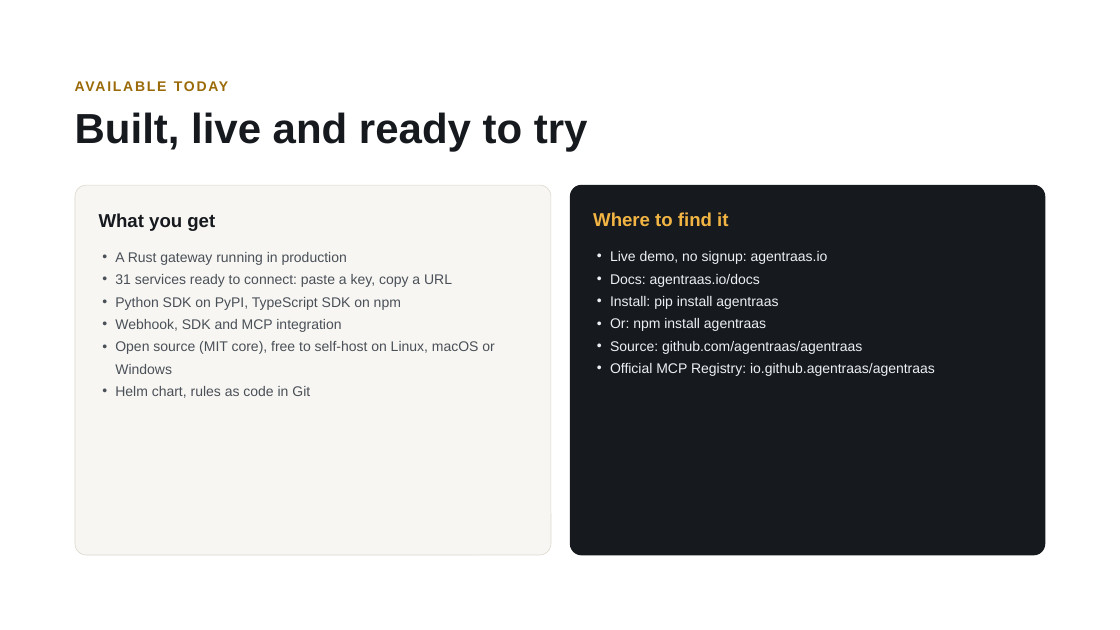
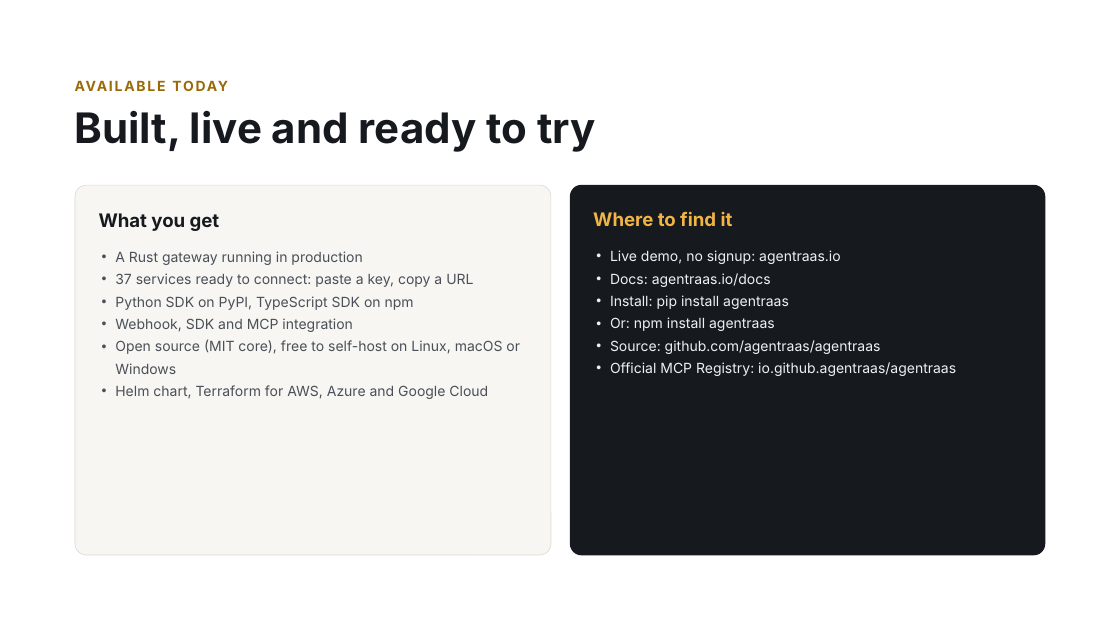
Before and after one commit to agentraas/agentraas, a slide deck: slide 12 of docs/presentations/AgentRaaS-deck.pptx. Drawn at 1120x630 pixels with LibreOffice and Linux fonts; fonts in the diff are those of the drawing. Boxes give left, top, right and bottom in pixels: in the first picture for what was removed or moved away, otherwise in the second. Text is boxed around its words. In the diff, an @@ line names an element or a change of style, - is before the commit and + after.

```diff
--- a/docs/presentations/AgentRaaS-deck.pptx
+++ b/docs/presentations/AgentRaaS-deck.pptx
@@ font Arial to Inter in 5 elements at bbox=[75, 75, 1075, 97], bbox=[99, 213, 220, 231], bbox=[593, 211, 733, 226], bbox=[610, 250, 956, 376], bbox=[75, 110, 595, 152] @@
@@ text at bbox=[115, 251, 520, 374]: font Arial to Inter in "A Rust gateway running in production", "Python SDK on PyPI, TypeScript SDK on ...", "Webhook, SDK and MCP integration", "Open source (MIT core), free to self-host ..." @@
@@ text at bbox=[115, 273, 473, 287]: text changed; font Arial to Inter @@
-• 31 services ready to connect: paste a key, copy a URL
+• 37 services ready to connect: paste a key, copy a URL
@@ text at bbox=[115, 385, 488, 399]: text changed; font Arial to Inter @@
-• Helm chart, rules as code in Git
+• Helm chart, Terraform for AWS, Azure and Google Cloud
```
Also in this commit, not shown: 12 other slides changed, 1 other file.
